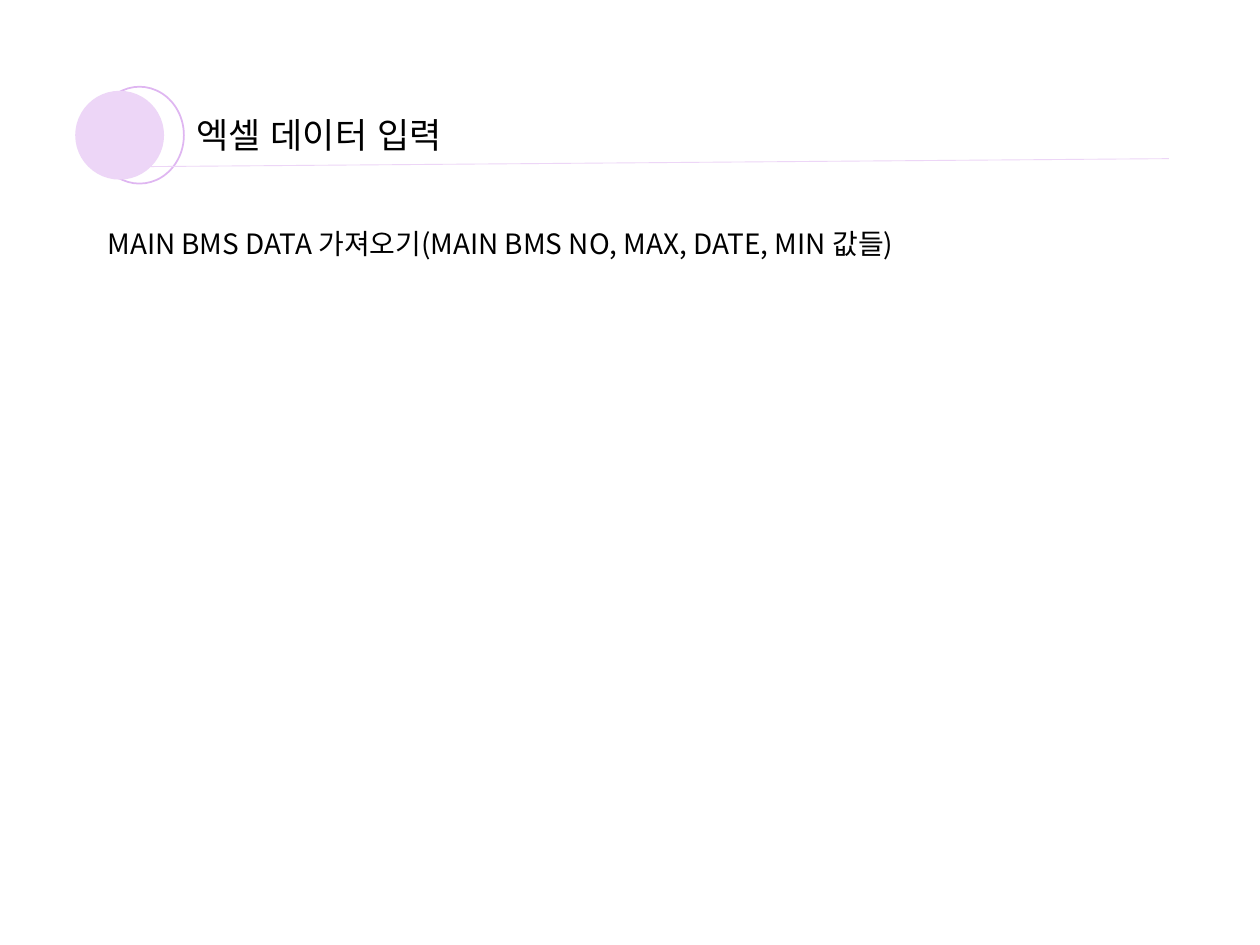
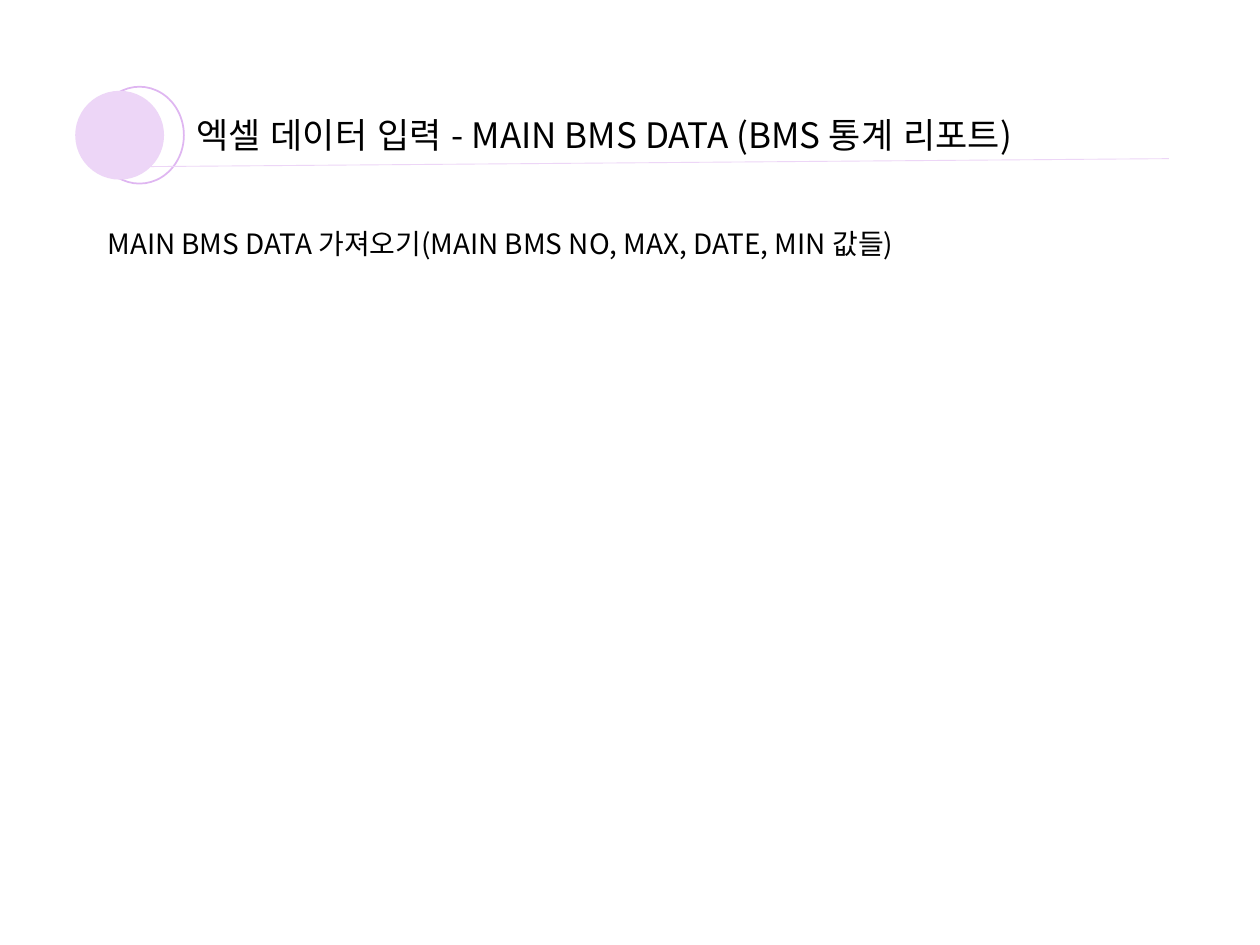
Before and after one commit to yoosooop/INTERN_log, a slide deck: slide 38 of bms 엑셀 파일 생성.pptx (slide 28 before the commit). Drawn at 1260x945 pixels with LibreOffice and Linux fonts; fonts in the diff are those of the drawing. Boxes give left, top, right and bottom in pixels: in the first picture for what was removed or moved away, otherwise in the second. Text is boxed around its words. In the diff, an @@ line names an element or a change of style, - is before the commit and + after.

```diff
--- a/bms 엑셀 파일 생성.pptx
+++ b/bms 엑셀 파일 생성.pptx
@@ text at (196,119,1012,155): text changed @@
-엑셀 데이터 입력
+엑셀 데이터 입력 - MAIN BMS DATA (BMS 통계 리포트)
```
Also in this commit, not shown: 11 other slides changed, 12 slides added.
